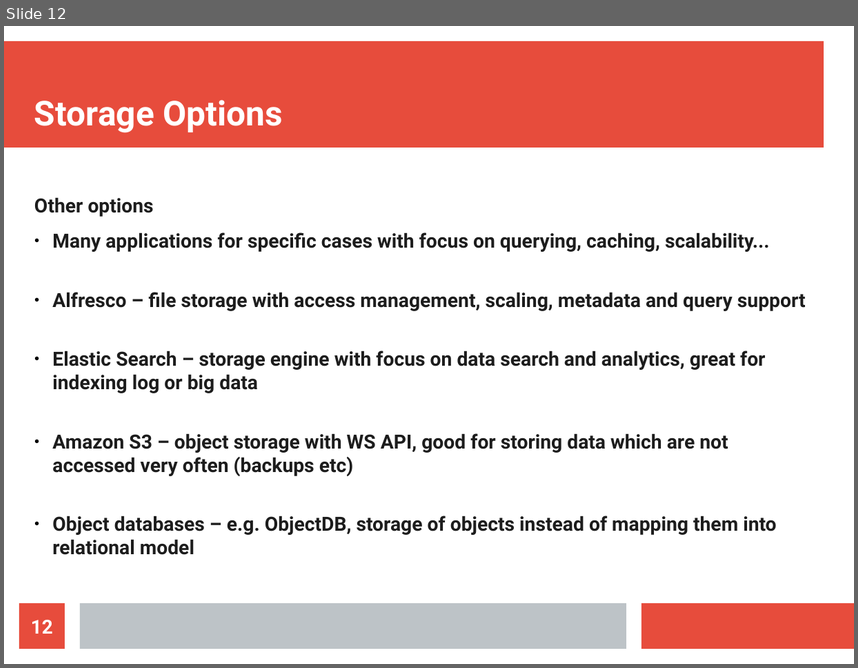
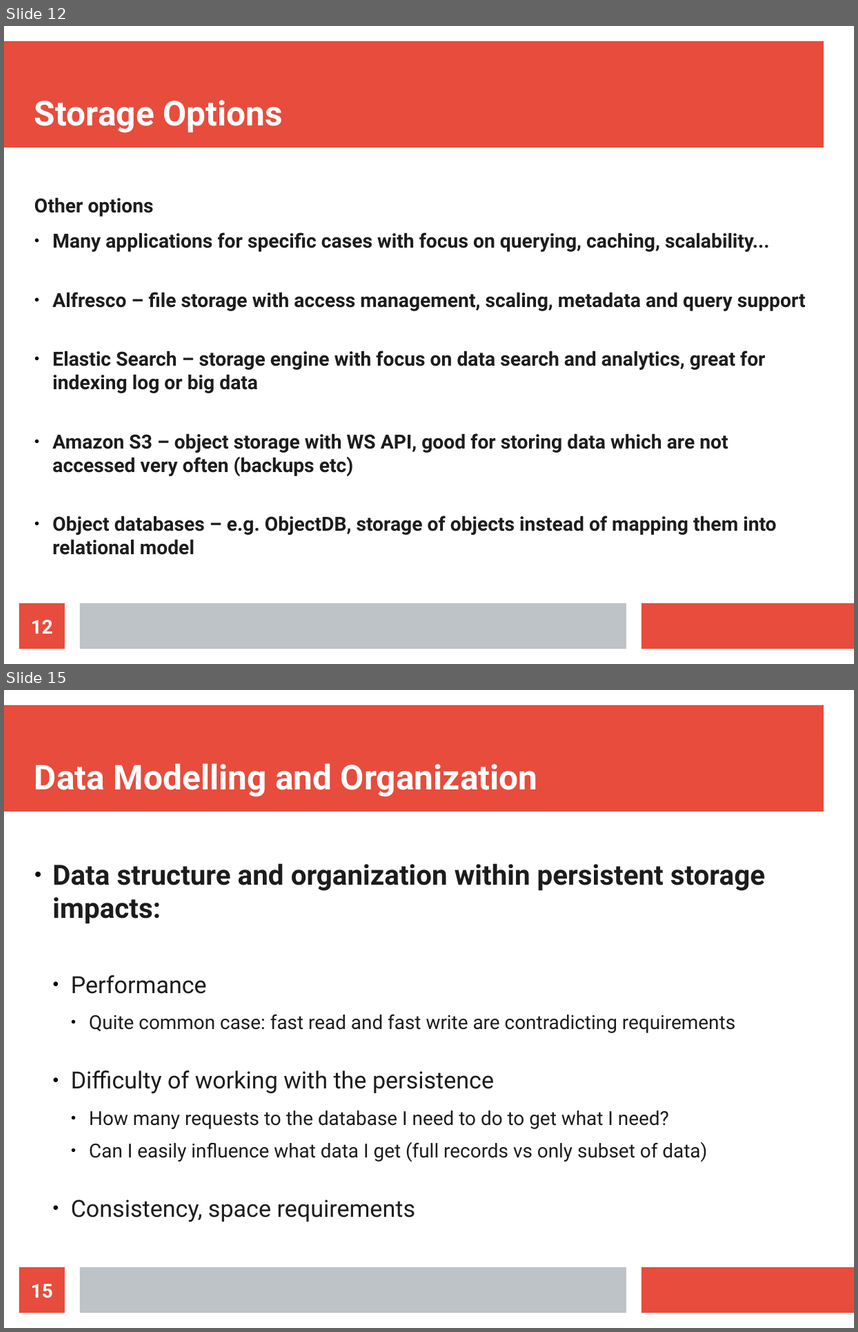
Before and after one commit to maxotta/pia-labs, a slide deck: lectures/persistence/01_persistence.odp. Shown one above the other, each under a label of ours: slide 12 before the commit, slides 12 and 15 after it; the slides between them are not shown. The pictures are 858x668 and 858x1332 pixels, drawn with LibreOffice and Linux fonts; fonts in the diff are those of the drawing. Boxes give left, top, right and bottom in pixels: in the first picture for what was removed or moved away, otherwise in the second. Text is boxed around its words. In the diff, an @@ line names an element or a change of style, - is before the commit and + after.

Commit message:
[lec-pers] persistence basics lecture

```diff
--- a/lectures/persistence/01_persistence.odp
+++ b/lectures/persistence/01_persistence.odp
@@ slide 15 added at (x1=4, y1=690, x2=854, y2=1328), background #FFFFFF; not listed: 3 template elements that a slide beside it also shows @@
@@ title added at (x1=34, y1=763, x2=538, y2=797), 32 pt, text #FFFFFF, bold @@
+Data Modelling and Organization
@@ text added at (x1=52, y1=863, x2=765, y2=1222), 18 pt, text #1C1C1C @@
+● Data structure and organization within persistent storage impacts:
+  ● Performance
+    ● Quite common case: fast read and fast write are contradicting requirements
+  ● Difficulty of working with the persistence
+    ● How many requests to the database I need to do to get what I need?
+    ● Can I easily influence what data I get (full records vs only subset of data)
+  ● Consistency, space requirements
@@ page number added at (x1=19, y1=1267, x2=65, y2=1312), fill #E74C3C, 18 pt, text #FFFFFF, bold @@
+15
```
Also in this commit, not shown: 28 other slides added, 1 slide removed, 2 other files.
